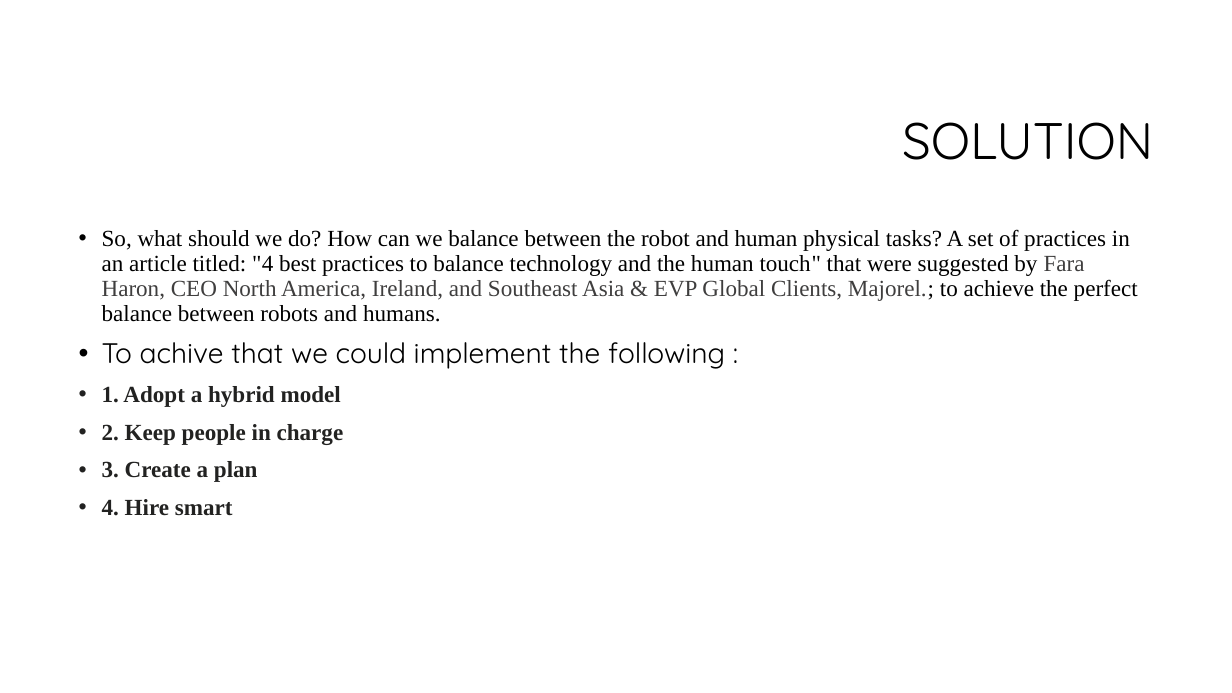
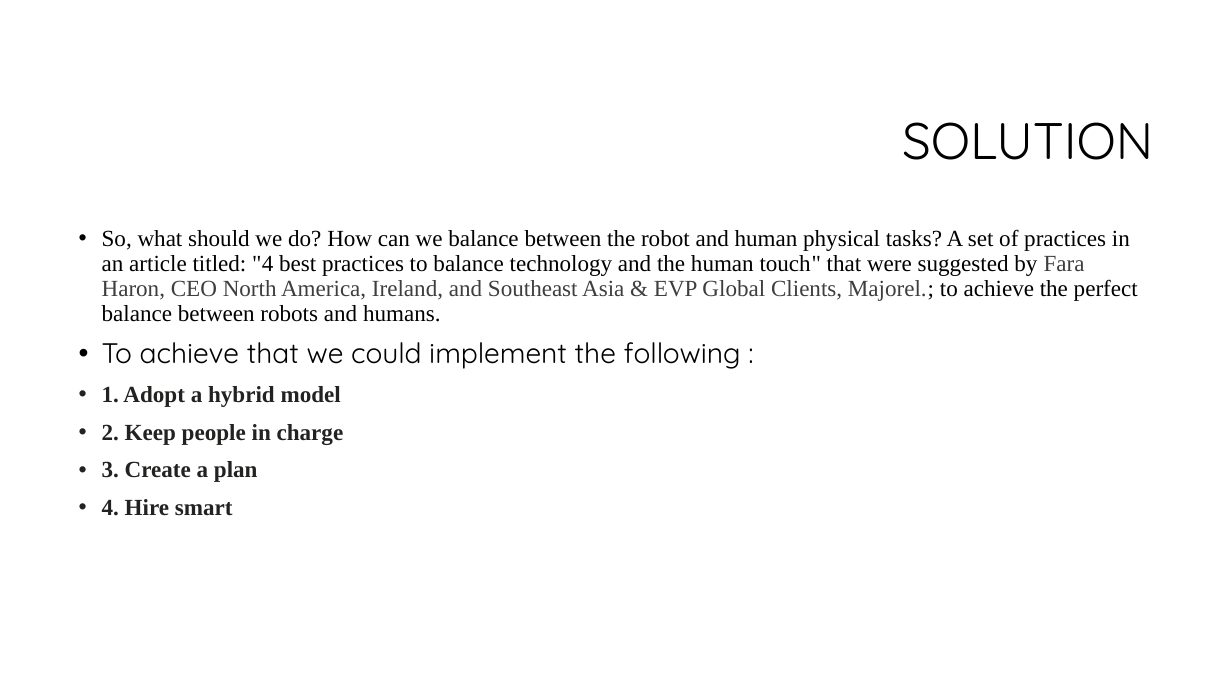
Before and after one commit to khalilAlsulaimani/Computers-And-Society-Project, a slide deck: slide 6 of Research Presntation.pptx. Drawn at 1232x693 pixels with LibreOffice and Linux fonts; fonts in the diff are those of the drawing; background and template pictures are left out. Boxes give left, top, right and bottom in pixels: in the first picture for what was removed or moved away, otherwise in the second. Text is boxed around its words. In the diff, an @@ line names an element or a change of style, - is before the commit and + after.

```diff
--- a/Research Presntation.pptx
+++ b/Research Presntation.pptx
@@ text at (102, 342, 741, 369): text changed @@
-• To achive that we could implement the following :
+• To achieve that we could implement the following :
```
Also in this commit, not shown: 2 other slides changed.
